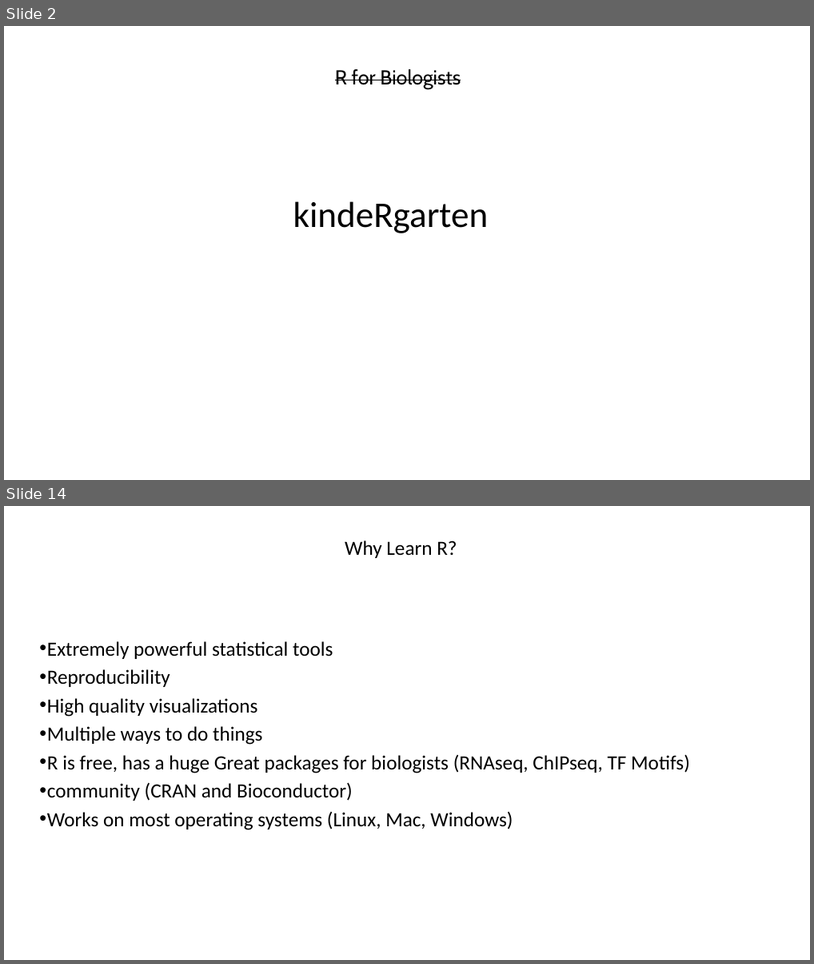
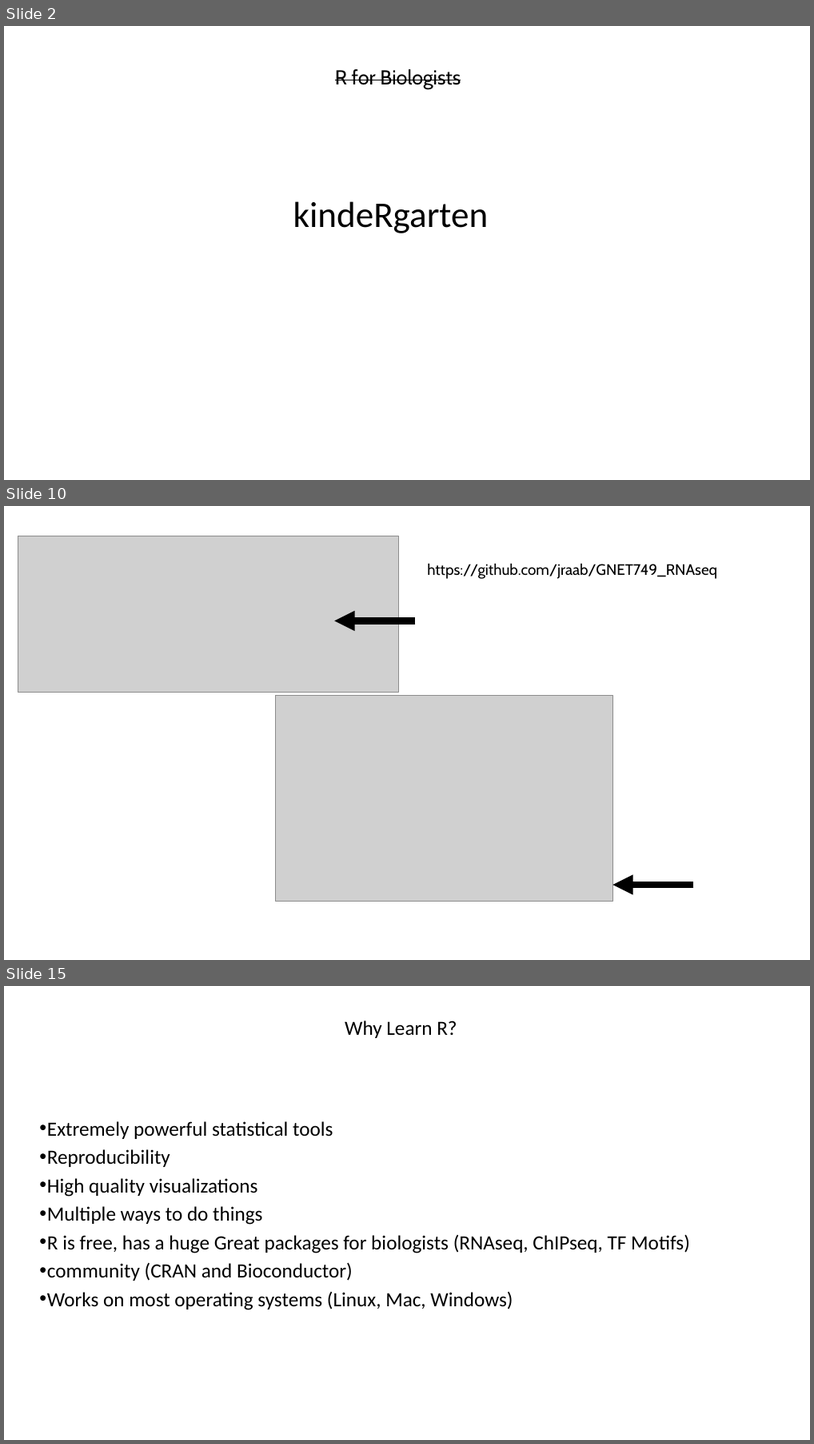
Before and after one commit to jraab/GNET749_RNAseq, a slide deck: lectures/2025_GNET749_Lecture1.pptx. Shown one above the other, each under a label of ours: slides 2 and 14 before the commit, slides 2, 10 and 15 after it; the slides between them are not shown. The pictures are 814x964 and 814x1444 pixels, drawn with LibreOffice and Linux fonts; fonts in the diff are those of the drawing; grey boxes stand for pictures. Boxes give left, top, right and bottom in pixels: in the first picture for what was removed or moved away, otherwise in the second. Text is boxed around its words. In the diff, an @@ line names an element or a change of style, - is before the commit and + after.

```diff
--- a/lectures/2025_GNET749_Lecture1.pptx
+++ b/lectures/2025_GNET749_Lecture1.pptx
@@ slide 10 added at <box>4,506,810,960</box>, background #FFFFFF @@
@@ picture added at <box>18,536,398,692</box> @@
@@ text added at <box>427,563,718,579</box>, 18 pt, text #000000 @@
+https://github.com/jraab/GNET749_RNAseq
@@ arrow added from (415, 621) to (335, 621), #000000 8 pt @@
@@ picture added at <box>276,696,613,900</box> @@
@@ arrow added from (694, 884) to (613, 884), #000000 8 pt @@
@@ what was slide 14 is now slide 15 @@
```
Also in this commit, not shown: 13 slides changed, 2 other slides added, 1 slide removed, 1 other file.
